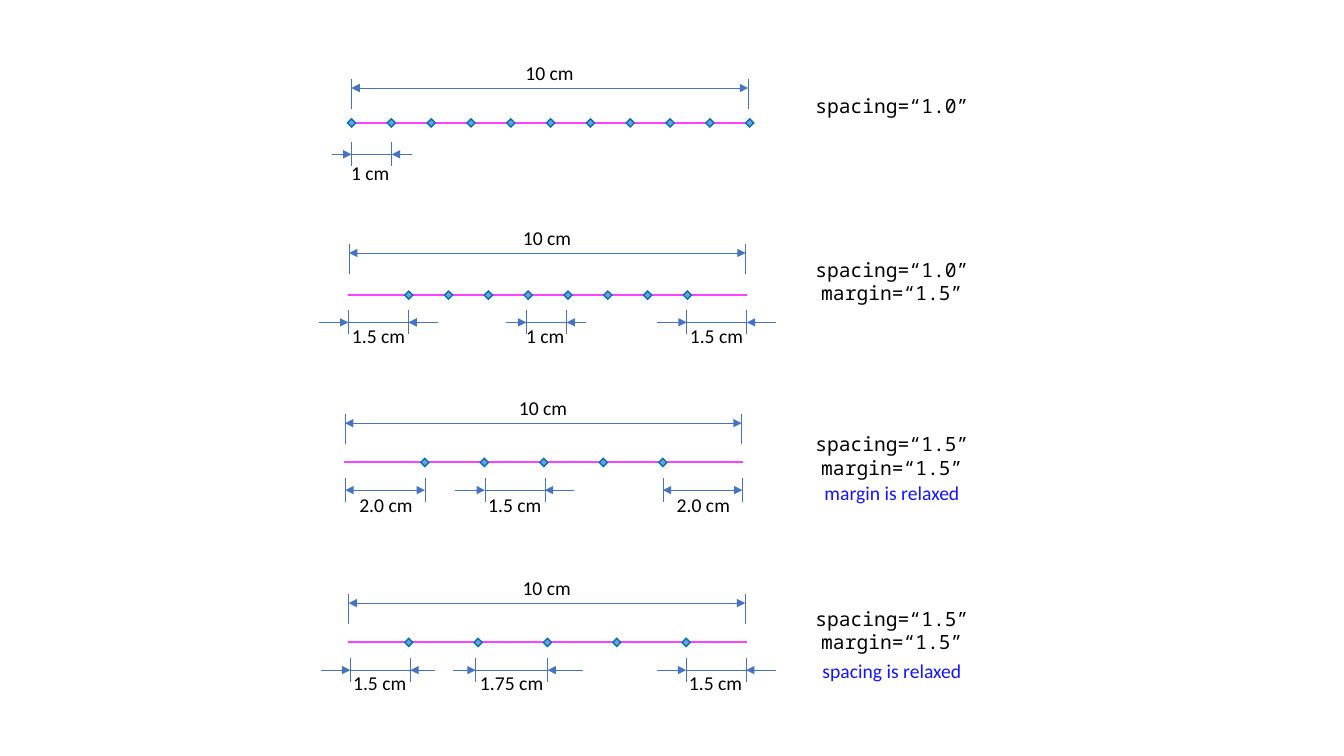
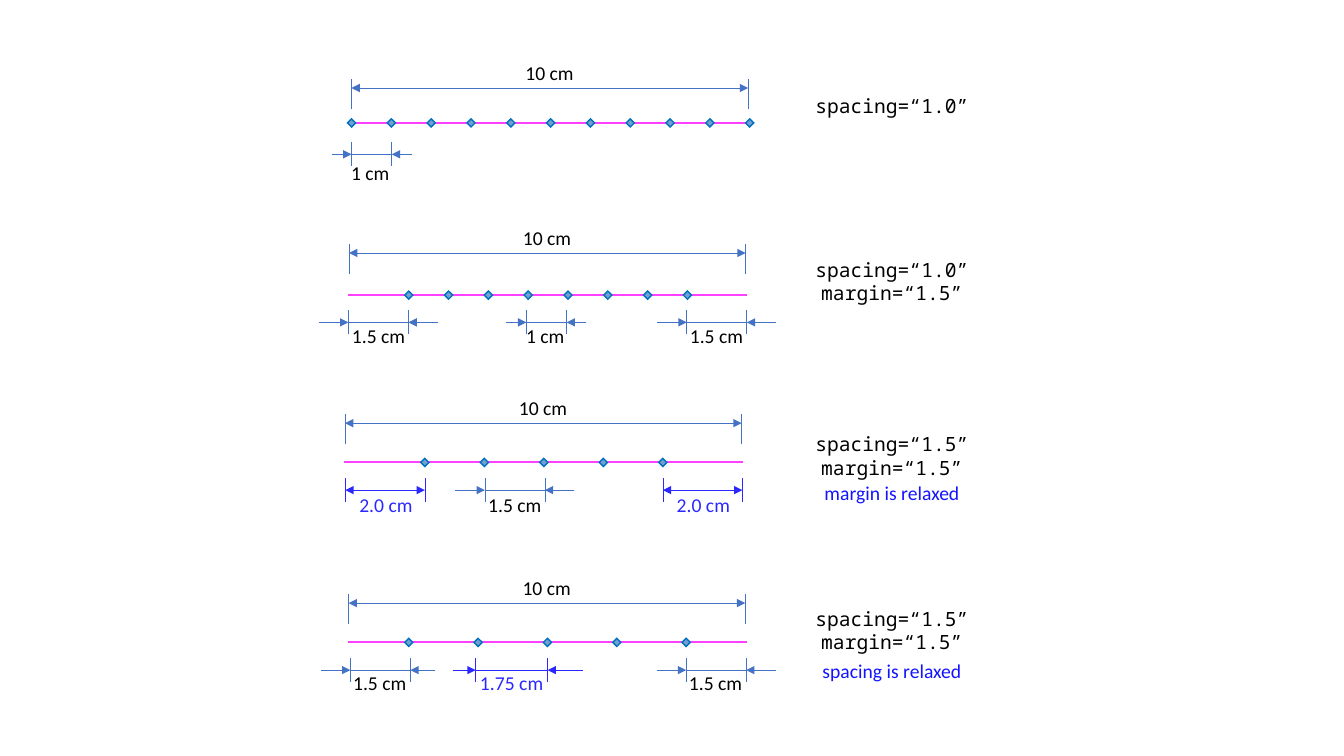
Before and after one commit to economidis-nick/createXSDforxMCF, a slide deck: slide 1 of V3.1.1/resources/spotweld_line.pptx. Drawn at 1344x756 pixels with LibreOffice and Linux fonts; fonts in the diff are those of the drawing. Boxes give left, top, right and bottom in pixels: in the first picture for what was removed or moved away, otherwise in the second. Text is boxed around its words. In the diff, an @@ line names an element or a change of style, - is before the commit and + after.

```diff
--- a/V3.1.1/resources/spotweld_line.pptx
+++ b/V3.1.1/resources/spotweld_line.pptx
@@ line (346, 502) - (346, 478): stroke #4472C4 0.5 pt to #2B28FF 0.5 pt @@
@@ line (425, 502) - (425, 478): stroke #4472C4 0.5 pt to #2B28FF 0.5 pt @@
@@ line (663, 502) - (663, 478): stroke #4472C4 0.5 pt to #2B28FF 0.5 pt @@
@@ line (743, 502) - (743, 478): stroke #4472C4 0.5 pt to #2B28FF 0.5 pt @@
@@ double arrow (425, 490) - (346, 490): stroke #4472C4 0.5 pt to #2B28FF 0.5 pt @@
@@ text colour #000000 to #2B28FF in 3 elements at bbox=[480, 677, 543, 690], bbox=[677, 499, 730, 512], bbox=[359, 499, 413, 512] @@
@@ double arrow (743, 490) - (663, 490): stroke #4472C4 0.5 pt to #2B28FF 0.5 pt @@
@@ line (476, 682) - (476, 658): stroke #4472C4 0.5 pt to #2B28FF 0.5 pt @@
@@ line (547, 682) - (547, 658): stroke #4472C4 0.5 pt to #2B28FF 0.5 pt @@
@@ arrow (453, 670) - (476, 670): stroke #4472C4 0.5 pt to #2B28FF 0.5 pt @@
@@ line (547, 670) - (476, 670): stroke #4472C4 0.5 pt to #2B28FF 0.5 pt @@
@@ arrow (583, 670) - (547, 670): stroke #4472C4 0.5 pt to #2B28FF 0.5 pt @@
```
Also in this commit, not shown: 1 other file.
